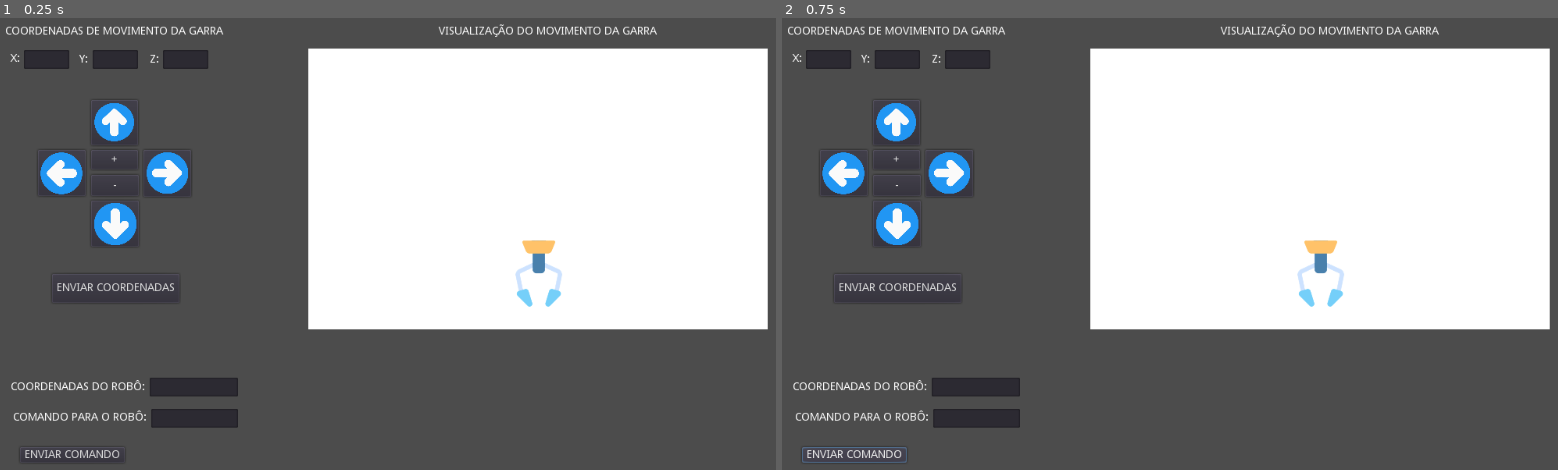
Above: before the commit, frames 1-2 (left to right).
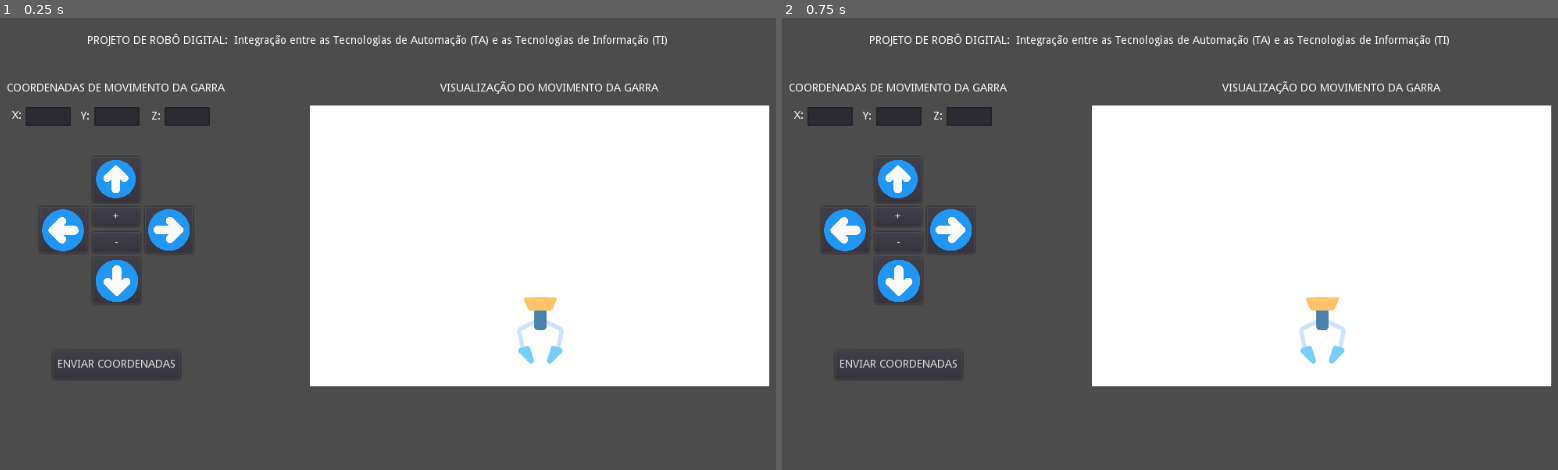
Above: after the commit, the same moments.

Repository: luizfsborges/inteli-robo-digital-luiz-borges
Game: Godot game, scene res://Node2D.tscn
Same seed, same stepped clock (60 frames per second), same inputs: the game is played once before the commit and once after it.
Inputs (mouse positions are in pixels of both pictures, inside the frame that each line leads up to):
- Up to frame 1 (0.25 s): no input
- Up to frame 2 (0.75 s): click (851, 456) at 0.5 s, where only the run before the commit has a clickable "ENVIAR COMANDO"

The runs differ from the first frame. In frame 1, 24% of the frame differs, in the area x 0-100%, y 1-98%; in frame 2, 24%, in the area x 0-100%, y 1-99%.

Commit message:
[armazenamento de coordenadas em dicionário, movimentação da garra com o feedback do servidor]

Diff:
--- a/robo_digital_godot/Node2D.gd
+++ b/robo_digital_godot/Node2D.gd
@@ -8,7 +8,6 @@
 	#client.connect("connection_error", self, "connection_error")
 	#client.connect("connection_established", self, "connection_established")
 	client.connect("data_received", self, "mensagem_recebida")
-
 
 	var erro = client.connect_to_url(url)
 
@@ -35,18 +34,27 @@
 	elif $Button_abaixar.pressed:
 		decrementar_z()
 
-func mostra_coordenada_x(coordenada_x):
-	get_node("LineEditCoordenadaX").set_text(str(coordenada_x))
+func exibe_feedback(mensagem_retorno):
+	get_node("Label_feedback_coordenadas").set_text(str(mensagem_retorno))
 
 func mensagem_recebida():
 	var mensagem = client.get_peer(1).get_packet().get_string_from_utf8()
-	mostra_coordenada_x(mensagem)
+	exibe_feedback(mensagem)
+
+	var movimentos = mensagem.replace('"', '').split(":")
+	var movimento_x = float(movimentos[1])
+	var movimento_y = float(movimentos[3])
+	var movimento_z = float(movimentos[5])
+
+	$Sprite_garra.move_local_x(movimento_x)
+	$Sprite_garra.move_local_y(movimento_y)
+	$Sprite_garra.scale.x = movimento_z*0.01
+	$Sprite_garra.scale.y = movimento_z*0.01
+
 
 func manda_mensagem(mensagem_enviada):
 	client.get_peer(1).put_packet(JSON.print(mensagem_enviada).to_utf8())
 
-func _on_ButtonEnvio_pressed():
-	manda_mensagem(get_node("LineEditComandoX").text)
 
 var incremento_x = 0
 func incrementar_x():
--- a/robo_digital_godot/Node2D.tscn
+++ b/robo_digital_godot/Node2D.tscn
@@ -8,59 +8,11 @@
 [node name="Node2D" type="Node2D"]
 script = ExtResource( 1 )
 
-[node name="Label_coordenada_x" type="Label" parent="."]
-margin_left = 29.0
-margin_top = 479.0
-margin_right = 201.0
-margin_bottom = 493.0
-text = "COORDENADAS DO ROBÔ:"
-__meta__ = {
-"_edit_use_anchors_": false
-}
-
-[node name="LineEditCoordenadaX" type="LineEdit" parent="."]
-margin_left = 207.0
-margin_top = 474.0
-margin_right = 320.0
-margin_bottom = 498.0
-__meta__ = {
-"_edit_use_anchors_": false
-}
-
-[node name="LineEditComandoX" type="LineEdit" parent="."]
-margin_left = 209.0
-margin_top = 514.0
-margin_right = 320.0
-margin_bottom = 538.0
-__meta__ = {
-"_edit_use_anchors_": false
-}
-
-[node name="ButtonEnvio" type="Button" parent="."]
-margin_left = 41.0
-margin_top = 563.0
-margin_right = 175.0
-margin_bottom = 583.0
-text = "ENVIAR COMANDO"
-__meta__ = {
-"_edit_use_anchors_": false
-}
-
-[node name="Label" type="Label" parent="."]
-margin_left = 32.0
-margin_top = 518.0
-margin_right = 204.0
-margin_bottom = 532.0
-text = "COMANDO PARA O ROBÔ:"
-__meta__ = {
-"_edit_use_anchors_": false
-}
-
 [node name="Button_tras" type="Button" parent="."]
-margin_left = 132.0
-margin_top = 118.0
-margin_right = 192.0
-margin_bottom = 176.0
+margin_left = 134.0
+margin_top = 191.0
+margin_right = 194.0
+margin_bottom = 249.0
 __meta__ = {
 "_edit_use_anchors_": false
 }
@@ -71,10 +23,10 @@
 texture = ExtResource( 2 )
 
 [node name="Button_direita" type="Button" parent="."]
-margin_left = 199.0
-margin_top = 182.0
-margin_right = 260.0
-margin_bottom = 242.0
+margin_left = 201.0
+margin_top = 255.0
+margin_right = 262.0
+margin_bottom = 315.0
 __meta__ = {
 "_edit_use_anchors_": false
 }
@@ -86,10 +38,10 @@
 texture = ExtResource( 2 )
 
 [node name="Button_frente" type="Button" parent="."]
-margin_left = 132.0
-margin_top = 247.0
-margin_right = 193.0
-margin_bottom = 306.0
+margin_left = 134.0
+margin_top = 320.0
+margin_right = 195.0
+margin_bottom = 379.0
 __meta__ = {
 "_edit_use_anchors_": false
 }
@@ -101,10 +53,10 @@
 texture = ExtResource( 2 )
 
 [node name="Button_esquerda" type="Button" parent="."]
-margin_left = 64.0
-margin_top = 182.0
-margin_right = 125.0
-margin_bottom = 241.0
+margin_left = 66.0
+margin_top = 255.0
+margin_right = 127.0
+margin_bottom = 314.0
 __meta__ = {
 "_edit_use_anchors_": false
 }
@@ -116,10 +68,10 @@
 texture = ExtResource( 2 )
 
 [node name="Label_X" type="Label" parent="."]
-margin_left = 29.0
-margin_top = 58.0
-margin_right = 41.0
-margin_bottom = 72.0
+margin_left = 31.0
+margin_top = 131.0
+margin_right = 43.0
+margin_bottom = 145.0
 text = "X:"
 __meta__ = {
 "_edit_use_anchors_": false
@@ -135,10 +87,10 @@
 }
 
 [node name="Label_Y" type="Label" parent="."]
-margin_left = 117.0
-margin_top = 59.0
-margin_right = 130.0
-margin_bottom = 73.0
+margin_left = 119.0
+margin_top = 132.0
+margin_right = 132.0
+margin_bottom = 146.0
 text = "Y:"
 __meta__ = {
 "_edit_use_anchors_": false
@@ -154,40 +106,40 @@
 }
 
 [node name="Button_enviar" type="Button" parent="."]
-margin_left = 82.0
-margin_top = 341.0
-margin_right = 245.0
-margin_bottom = 378.0
+margin_left = 83.0
+margin_top = 439.0
+margin_right = 246.0
+margin_bottom = 476.0
 text = "ENVIAR COORDENADAS"
 __meta__ = {
 "_edit_use_anchors_": false
 }
 
 [node name="Button_levantar" type="Button" parent="."]
-margin_left = 132.0
-margin_top = 182.0
-margin_right = 192.0
-margin_bottom = 207.0
+margin_left = 134.0
+margin_top = 255.0
+margin_right = 194.0
+margin_bottom = 280.0
 text = "+"
 __meta__ = {
 "_edit_use_anchors_": false
 }
 
 [node name="Button_abaixar" type="Button" parent="."]
-margin_left = 132.0
-margin_top = 214.0
-margin_right = 193.0
-margin_bottom = 241.0
+margin_left = 134.0
+margin_top = 287.0
+margin_right = 195.0
+margin_bottom = 314.0
 text = "-"
 __meta__ = {
 "_edit_use_anchors_": false
 }
 
 [node name="Label_Z" type="Label" parent="."]
-margin_left = 207.0
-margin_top = 59.0
-margin_right = 219.0
-margin_bottom = 73.0
+margin_left = 209.0
+margin_top = 132.0
+margin_right = 221.0
+margin_bottom = 146.0
 text = "Z:"
 __meta__ = {
 "_edit_use_anchors_": false
@@ -198,36 +150,59 @@
 margin_top = -5.0
 margin_right = 75.0
 margin_bottom = 19.0
+__meta__ = {
+"_edit_use_anchors_": false
+}
 
 [node name="Label_info_ccordenadas" type="Label" parent="."]
-margin_left = 22.0
-margin_top = 23.0
-margin_right = 301.0
-margin_bottom = 37.0
+margin_left = 24.0
+margin_top = 96.0
+margin_right = 303.0
+margin_bottom = 110.0
 text = "COORDENADAS DE MOVIMENTO DA GARRA"
 __meta__ = {
 "_edit_use_anchors_": false
 }
 
 [node name="Sprite_area_garra" type="Sprite" parent="."]
-position = Vector2( 704, 232 )
+position = Vector2( 706, 305 )
 scale = Vector2( 0.287109, 0.175781 )
 texture = ExtResource( 3 )
 
 [node name="Sprite_garra" type="Sprite" parent="."]
-position = Vector2( 705, 341 )
+position = Vector2( 707, 414 )
 scale = Vector2( 0.362069, 0.362069 )
 texture = ExtResource( 4 )
 
-[node name="Label2" type="Label" parent="."]
-margin_left = 577.0
-margin_top = 23.0
-margin_right = 856.0
-margin_bottom = 37.0
+[node name="Label_titulo_garra" type="Label" parent="."]
+margin_left = 579.0
+margin_top = 96.0
+margin_right = 858.0
+margin_bottom = 110.0
 text = "VISUALIZAÇÃO DO MOVIMENTO DA GARRA"
 __meta__ = {
 "_edit_use_anchors_": false
 }
 
-[connection signal="pressed" from="ButtonEnvio" to="." method="_on_ButtonEnvio_pressed"]
+[node name="Label_feedback_coordenadas" type="Label" parent="."]
+margin_left = 421.0
+margin_top = 132.0
+margin_right = 594.0
+margin_bottom = 146.0
+custom_colors/font_color = Color( 0, 0, 0, 1 )
+custom_colors/font_color_shadow = Color( 0, 0, 0, 1 )
+__meta__ = {
+"_edit_use_anchors_": false
+}
+
+[node name="Label_titulo_geral" type="Label" parent="."]
+margin_left = 127.0
+margin_top = 35.0
+margin_right = 873.0
+margin_bottom = 49.0
+text = "PROJETO DE ROBÔ DIGITAL:  Integração entre as Tecnologias de Automação (TA) e as Tecnologias de Informação (TI)"
+__meta__ = {
+"_edit_use_anchors_": false
+}
+
 [connection signal="pressed" from="Button_enviar" to="." method="_on_Button_enviar_pressed"]
Not shown, changed: comunicacao_alternativa.py
